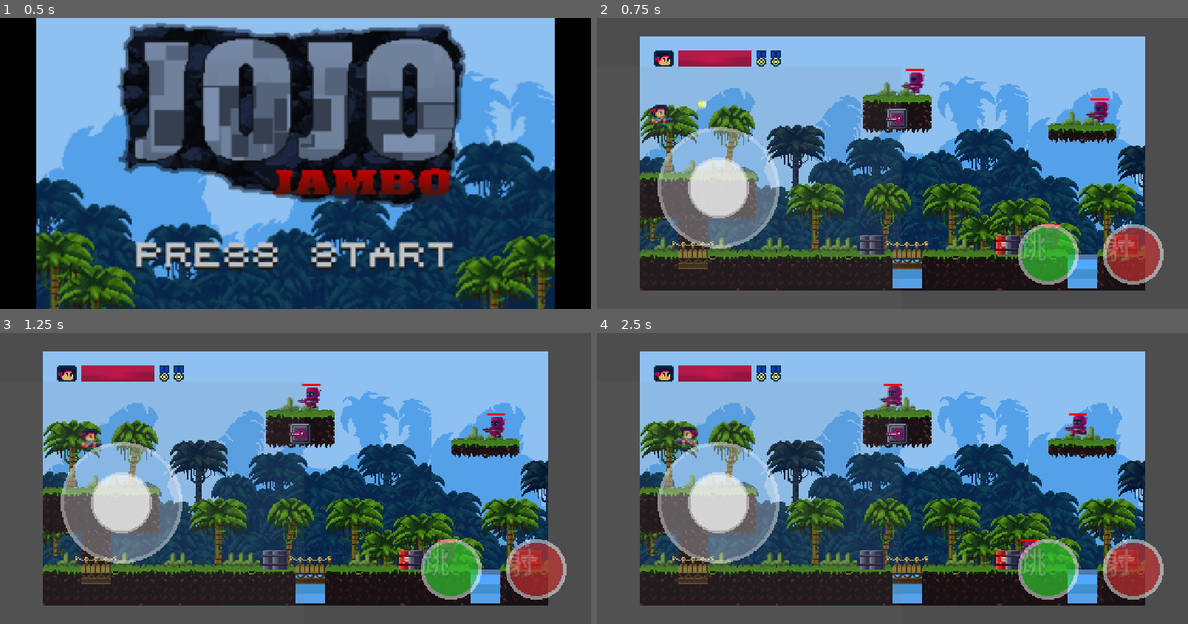
Above: before the commit, frames 1-4 (two rows, left to right).
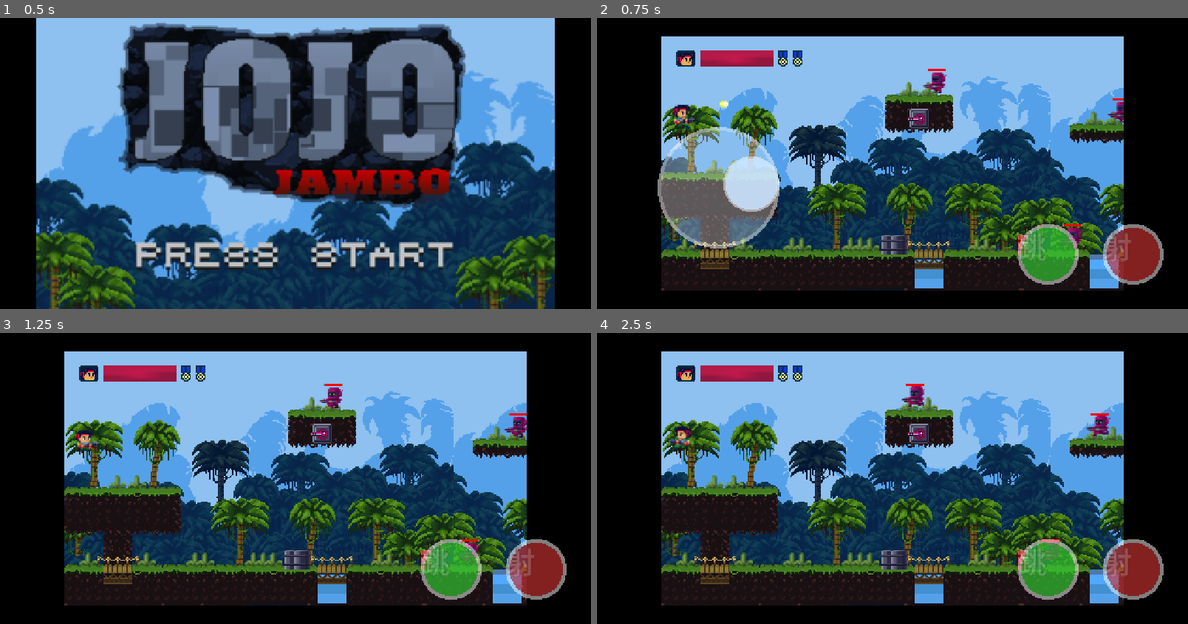
Above: after the commit, the same moments.

Repository: YugeCse/first-blood
Game: Godot game, scene res://scenes/tscns/splash_scene.tscn
The game is run twice, just before and just after one commit, with the same random seed, the same clock (stepped at 60 frames per second) and the same inputs. Sound files missing from this copy of the repository are replaced by a short silence.
Inputs (mouse positions are in pixels of both pictures, inside the frame that each line leads up to):
- Up to frame 1 (0.5 s): no input
- Up to frame 2 (0.75 s): tap Enter (ui_accept) at 0.5 s; move the mouse to (1022, 148) at 0.52 s; hold Right (ui_right) from 0.53 s (still down); tap K (ui_shoot) at 0.6 s; click (1022, 148) at 0.67 s
- Up to frame 3 (1.25 s): keep holding Right (ui_right); tap J (ui_jump) at 0.77, 0.8, 1.07 s
- Up to frame 4 (2.5 s): release Right (ui_right) at 1.25 s; drag from (774, 493) to (1128, 559) at 1.27 s; move the mouse to (951, 414) at 2.02 s; hold Left (ui_left) from 2.03 s (still down); tap K (ui_shoot) at 2.1 s; tap J (ui_jump) at 2.3 s

Frame 1 is identical in both runs. In frame 2, 61% of the frame differs, in the area x 0-100%, y 0-100%; in frame 3, 64%; in frame 4, 64%.

Commit message:
#细节修改

Diff:
--- a/scenes/tscns/main_scene.tscn
+++ b/scenes/tscns/main_scene.tscn
@@ -3,47 +3,53 @@
 [ext_resource type="PackedScene" uid="uid://dr8lwtyx74ix2" path="res://shared/stages/tscns/stage_forest.tscn" id="2_aqrb5"]
 [ext_resource type="PackedScene" uid="uid://dudiaww77be4f" path="res://shared/joystic/virtual_joystic.tscn" id="6_4jd7c"]
 
-[node name="MainScene" type="Control" unique_id=906953487]
-layout_mode = 3
-anchors_preset = 8
+[node name="MainScene" type="ColorRect" unique_id=730815157]
+anchors_preset = 15
+anchor_right = 1.0
+anchor_bottom = 1.0
+grow_horizontal = 2
+grow_vertical = 2
+color = Color(0, 0, 0, 1)
+
+[node name="ViewportContainer" type="SubViewportContainer" parent="." unique_id=2015315585]
+clip_contents = true
+layout_mode = 1
+anchors_preset = -1
 anchor_left = 0.5
 anchor_top = 0.5
 anchor_right = 0.5
 anchor_bottom = 0.5
-grow_horizontal = 2
-grow_vertical = 2
-
-[node name="ViewportContainer" type="SubViewportContainer" parent="." unique_id=2015315585]
-clip_contents = true
-layout_mode = 1
-anchors_preset = 13
-anchor_left = 0.5
-anchor_right = 0.5
-anchor_bottom = 1.0
-offset_left = -208.0
+offset_left = -190.0
 offset_top = -105.0
-offset_right = 208.0
+offset_right = 190.0
 offset_bottom = 105.0
 grow_horizontal = 2
 grow_vertical = 2
 
 [node name="Viewport" type="SubViewport" parent="ViewportContainer" unique_id=738232817]
 handle_input_locally = false
-size = Vector2i(416, 210)
+size = Vector2i(380, 210)
 render_target_update_mode = 4
 
 [node name="StageForest" parent="ViewportContainer/Viewport" unique_id=1177577150 node_paths=PackedStringArray("game_viewport", "joystick") instance=ExtResource("2_aqrb5")]
+anchors_preset = 15
+anchor_right = 1.0
+anchor_bottom = 1.0
+grow_horizontal = 2
+grow_vertical = 2
 game_viewport = NodePath("..")
 joystick = NodePath("../../../VirtualJoystic")
 
 [node name="VirtualJoystic" parent="." unique_id=1620645665 instance=ExtResource("6_4jd7c")]
 visible = false
 joystick_radius = 50.0
-handle_radius = 25.0
-visible_when_inactive = true
-full_screen_touch = false
+handle_radius = 23.0
+deadzone = 0.1
 button_size = Vector2(50, 50)
 button_alpha = 0.2
 button_active_alpha = 0.5
 jump_button_color = Color(0.2, 0.8, 0.2, 0.6666667)
 shoot_button_color = Color(0.8, 0.2, 0.2, 0.6431373)
+input_area_color = Color(0, 0, 0, 0)
+jump_action = "ui_jump"
+shoot_action = "ui_shoot"
